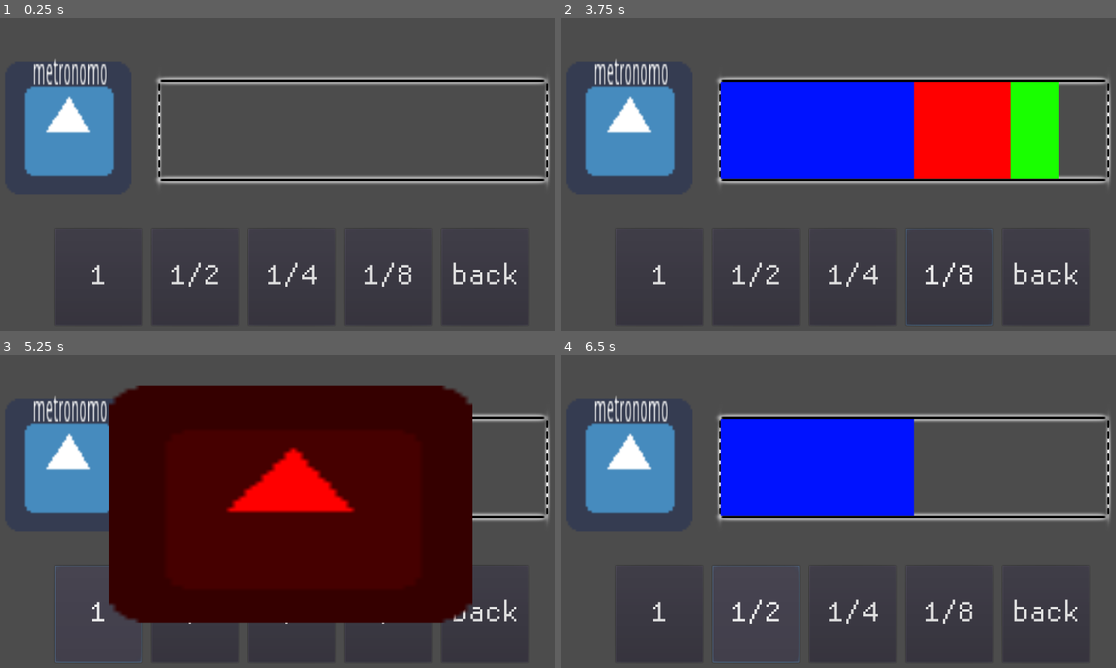
Above: before the commit, frames 1-4 (two rows, left to right).
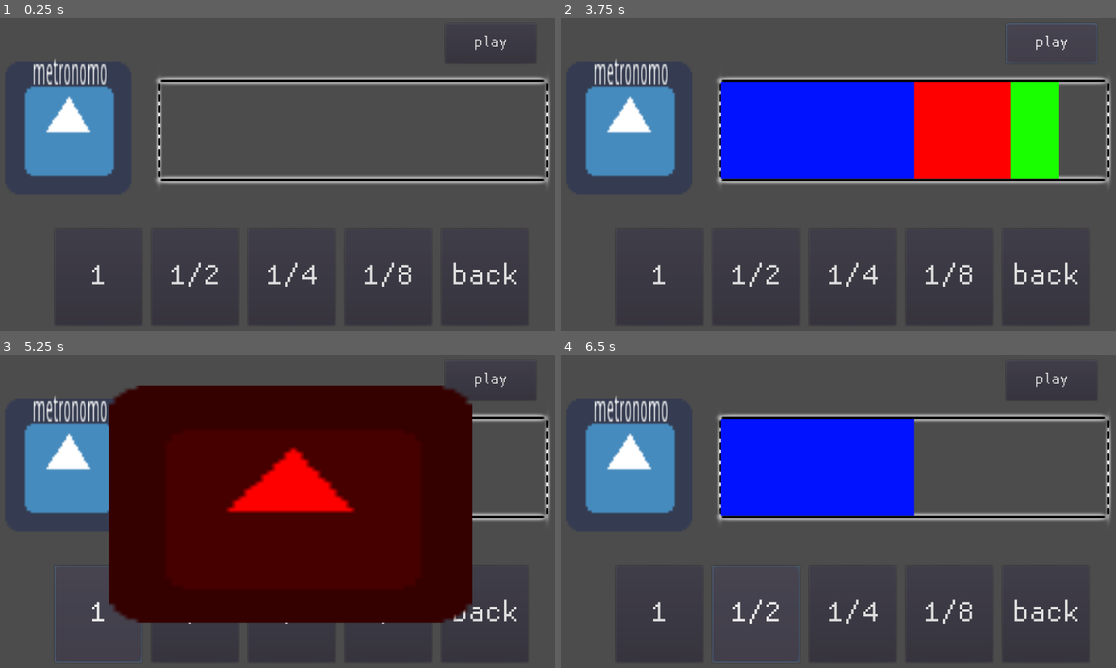
Above: after the commit, the same moments.

Repository: SatouYuri/aedoquest
Game: Godot game, scene res://source/scene/minigame/time_guess.tscn
The game is run twice, just before and just after one commit, with the same random seed, the same clock (stepped at 60 frames per second) and the same inputs. This scene is started directly instead of the project's main scene. The engine's default icon, where the game draws it, is replaced by a stand-in: a white triangle on a blue panel in a dark square.
Inputs (mouse positions are in pixels of both pictures, inside the frame that each line leads up to):
- Up to frame 1 (0.25 s): no input
- Up to frame 2 (3.75 s): click "1" at 0.5 s; click "1/2" at 1.25 s; click "1/4" at 2 s; click "1/8" at 2.75 s; click (1049, 43) at 3.5 s, where only the run after the commit has a clickable "play"
- Up to frame 3 (5.25 s): click (488, 380) at 4.25 s, where only the run after the commit has a clickable "play"; click "1" at 5 s
- Up to frame 4 (6.5 s): click "1/2" at 5.75 s

The runs differ from the first frame. In frame 1, less than 0.1% of the frame differs, in the area x 85-92%, y 5-11%; in frame 2, 0.2%, in the area x 62-97%, y 1-99%; in frame 3, less than 0.1%; in frame 4, less than 0.1%.
Error before the commit: Attempt to call function 'start_death' in base 'previously freed instance' on a null instance. (res://source/script/minigame/time_guess.gd:77)

Commit message:
minigame 2 metronomo

Diff:
--- a/AEDOQUEST/SmartPlayer.gd
+++ b/AEDOQUEST/SmartPlayer.gd
@@ -2,15 +2,16 @@
 
 class_name SmartPlayer
 const dbps = 120
+var lifespan = 1.0
+var time = 0.0
 func _ready():
-	set_physics_process(false)
+	set_physics_process(true)
 	pass
 
-func start_death():
-	set_physics_process(true)
-
 func _physics_process(delta):
-	volume_db-=dbps*delta
-	if volume_db <= -20:
-		queue_free()
+	time += delta
+	if time >= lifespan:
+		volume_db-=dbps*delta
+		if volume_db <= -20:
+			queue_free()
 	pass
--- a/AEDOQUEST/source/scene/minigame/time_guess.tscn
+++ b/AEDOQUEST/source/scene/minigame/time_guess.tscn
@@ -1,11 +1,33 @@
-[gd_scene load_steps=9 format=2]
+[gd_scene load_steps=12 format=2]
 
 [ext_resource path="res://source/sprite/ui/feedbackline.png" type="Texture" id=1]
 [ext_resource path="res://source/sprite/ui/dottedline.png" type="Texture" id=2]
 [ext_resource path="res://source/sprite/ui/line.png" type="Texture" id=3]
 [ext_resource path="res://source/font/Basis33/basis33.ttf" type="DynamicFontData" id=4]
 [ext_resource path="res://icon.png" type="Texture" id=5]
+[ext_resource path="res://source/met/tempo.wav" type="AudioStream" id=6]
 [ext_resource path="res://source/script/minigame/time_guess.gd" type="Script" id=7]
+
+[sub_resource type="Animation" id=3]
+resource_name = "right"
+length = 0.2
+tracks/0/type = "method"
+tracks/0/path = NodePath("victory")
+tracks/0/interp = 1
+tracks/0/loop_wrap = true
+tracks/0/imported = false
+tracks/0/enabled = true
+tracks/0/keys = {
+"times": PoolRealArray( 0, 0.2 ),
+"transitions": PoolRealArray( 1, 1 ),
+"values": [ {
+"args": [  ],
+"method": "show"
+}, {
+"args": [  ],
+"method": "hide"
+} ]
+}
 
 [sub_resource type="Animation" id=1]
 resource_name = "wrong"
@@ -28,6 +50,10 @@
 } ]
 }
 
+[sub_resource type="DynamicFont" id=4]
+size = 40
+font_data = ExtResource( 4 )
+
 [sub_resource type="DynamicFont" id=2]
 size = 80
 font_data = ExtResource( 4 )
@@ -101,7 +127,19 @@
 texture = ExtResource( 5 )
 
 [node name="AnimationPlayer" type="AnimationPlayer" parent="UI"]
+anims/right = SubResource( 3 )
 anims/wrong = SubResource( 1 )
+
+[node name="Playbutton" type="Button" parent="."]
+margin_left = 992.0
+margin_top = 29.0
+margin_right = 1180.0
+margin_bottom = 111.0
+custom_fonts/font = SubResource( 4 )
+text = "play"
+__meta__ = {
+"_edit_use_anchors_": false
+}
 
 [node name="Measure" type="HBoxContainer" parent="."]
 margin_left = 400.85
@@ -185,3 +223,9 @@
 
 [node name="AudioTimer" type="Timer" parent="."]
 wait_time = 0.019
+one_shot = true
+
+[node name="Metronomo" type="AudioStreamPlayer" parent="."]
+stream = ExtResource( 6 )
+
+[node name="Timer" type="Timer" parent="Metronomo"]
--- a/AEDOQUEST/source/script/minigame/time_guess.gd
+++ b/AEDOQUEST/source/script/minigame/time_guess.gd
@@ -1,11 +1,12 @@
 extends Node2D
 
 var bpm = 60
-var padrao = [3,3,2,2,2]
+var padrao = [[3,3,2,2,2],[2,2,2,2],[3,3,3,3,2,3,3]]
+var is_playing = false
 const sounds_path = "res://source/notes_piano/"
-var sounds = ["G4","G4","A4","G4","C5"]
+var sounds = [["G4","G4","A4","G4","C5"],["C4","D4","E4","F4"],["G4","F4","E4","D4","C4","D4","E4"]]
 var sound_index = 0
-var last_player = null
+var sequence_index = 0
 var interval_time = [240.0/bpm,120.0/bpm,60.0/bpm,30.0/bpm]
 var note_scenes = [preload("res://source/scene/object/notetime/whole.tscn"),
 			preload("res://source/scene/object/notetime/half.tscn"),
@@ -20,20 +21,29 @@
 	$Notas/b3.connect("pressed",self,"add_note",[2])
 	$Notas/b4.connect("pressed",self,"add_note",[3])
 	$Notas/b5.connect("pressed",self,"delete_last")
+	$Playbutton.connect("pressed", self,"playmusic")
+	$Metronomo/Timer.wait_time = 60.0/bpm
+	$AudioTimer.connect("timeout", self,"next")
+	$Metronomo/Timer.connect("timeout",$Metronomo,"play")
+	yield(get_tree().create_timer(1),"timeout")
+	playmusic()
 
-	$AudioTimer.connect("timeout", self,"next")
-	$AudioTimer.wait_time = 1
-	$AudioTimer.start()
+func playmusic():
+	if not is_playing:
+		sound_index = 0
+		$Metronomo.play()
+		$Metronomo/Timer.start()
+		next()
+		pass
 
 func next():
-	if sound_index>=sounds.size():
-		if last_player != null:
-			last_player.start_death()
+	if sequence_index<sounds.size() and sound_index>=sounds[sequence_index].size():
+		$Metronomo.play()
 		$AudioTimer.stop()
-		yield(get_tree().create_timer(1), "timeout")
-		sound_index = 0
-	print(interval_time[padrao[sound_index]])
-	play_for_seconds(sounds[sound_index],interval_time[padrao[sound_index]])
+		$Metronomo/Timer.stop()
+		is_playing = false
+		return
+	play_for_seconds(sounds[sequence_index][sound_index],interval_time[padrao[sequence_index][sound_index]])
 	sound_index+=1
 	pass
 
@@ -51,8 +61,18 @@
 		size_total += sizes[child]
 	if size_total < 800:
 		return
-	if order == padrao:
-		$UI/victory.show()
+	if order == padrao[sequence_index]:
+		delete_all()
+		$UI/AnimationPlayer.play("right")
+		sequence_index+=1
+		if sequence_index == padrao.size():
+			get_tree().quit()
+			pass
+		$Metronomo/Timer.stop()
+		$AudioTimer.stop()
+		yield(get_tree().create_timer(1), "timeout")
+		playmusic()
+
 	else:
 		delete_all()
 		$UI/AnimationPlayer.play("wrong")
@@ -69,12 +89,9 @@
 
 func play_for_seconds(note,time):
 	var new_player = SmartPlayer.new()
-
+	new_player.lifespan = time
 	new_player.stream = load(sounds_path+note+".ogg")
 	add_child(new_player)
 	new_player.play()
-	if last_player != null:
-		last_player.start_death()
-	last_player = new_player
 	$AudioTimer.wait_time = time
 	$AudioTimer.start()
Not shown, added: AEDOQUEST/source/met/tempo.wav.import
Not shown, added: AEDOQUEST/source/met/tempo.wav
